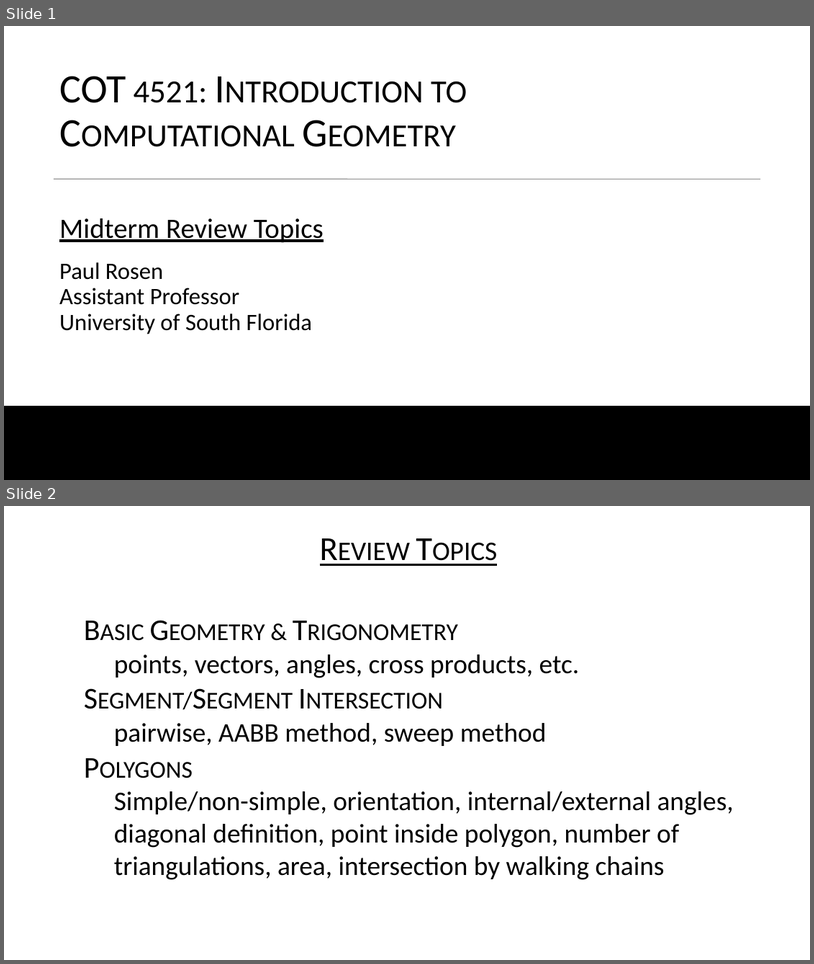
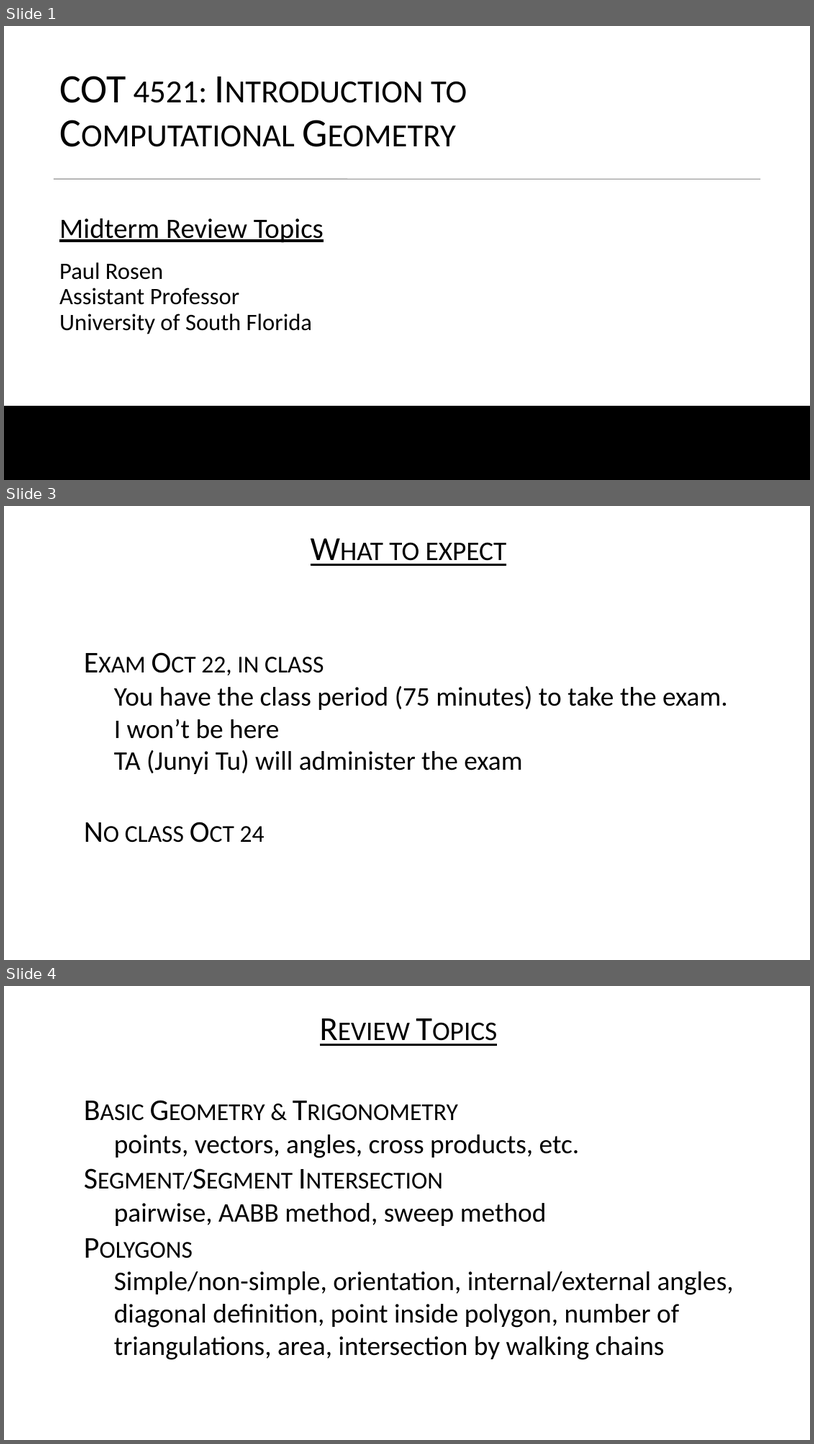
Before and after one commit to USFDataVisualization/Computational-Geometry-Lecture, a slide deck: L09-review_topics.pptx. Shown one above the other, each under a label of ours: slides 1 and 2 before the commit, slides 1, 3 and 4 after it; the slides between them are not shown. The pictures are 814x964 and 814x1444 pixels, drawn with LibreOffice and Linux fonts; fonts in the diff are those of the drawing; background and template pictures are left out. Boxes give left, top, right and bottom in pixels: in the first picture for what was removed or moved away, otherwise in the second. Text is boxed around its words. In the diff, an @@ line names an element or a change of style, - is before the commit and + after.

```diff
--- a/L09-review_topics.pptx
+++ b/L09-review_topics.pptx
@@ slide 3 added at [4, 506, 810, 960], background #FFFFFF @@
@@ text added at [389, 542, 507, 566], 40 pt, text #000000, underline, small capitals @@
+• What to expect
@@ text added at [114, 656, 728, 842], 32 pt, text #000000 @@
+• Exam Oct 22, in class
+  • You have the class period (75 minutes) to take the exam.
+  • I won’t be here
+  • TA (Junyi Tu) will administer the exam
+• No class Oct 24
@@ what was slide 2 is now slide 4 @@
```
Also in this commit, not shown: 1 slide changed, 1 other slide added, 7 other files.
